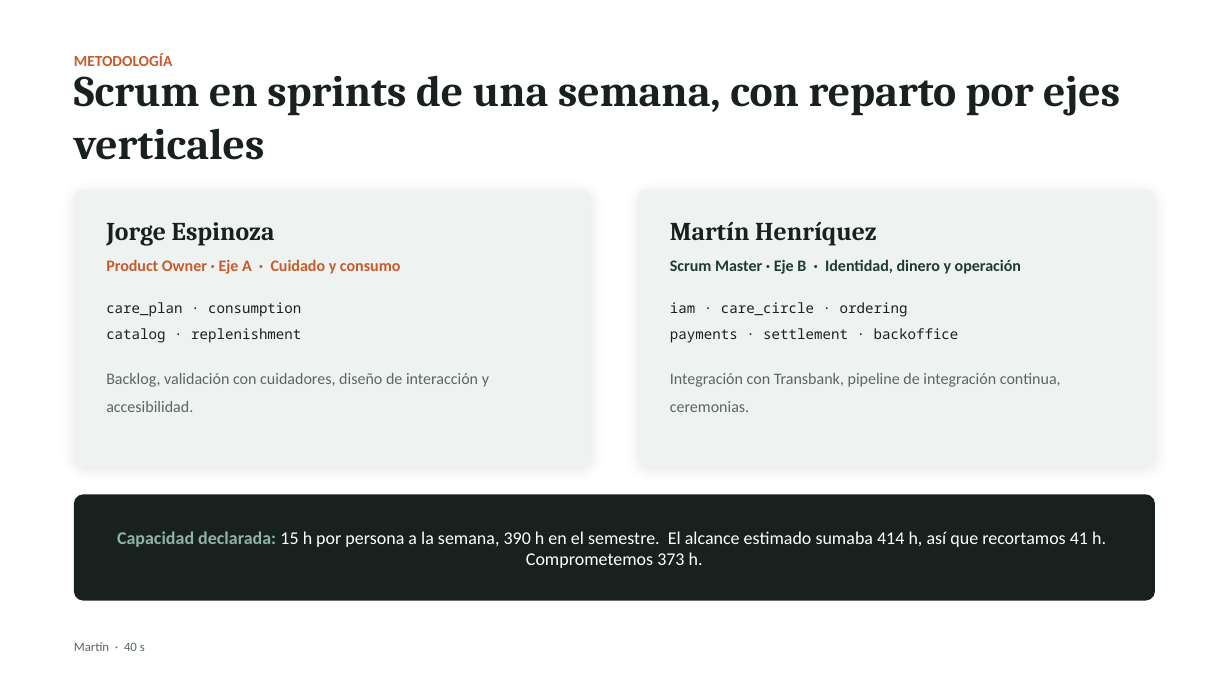
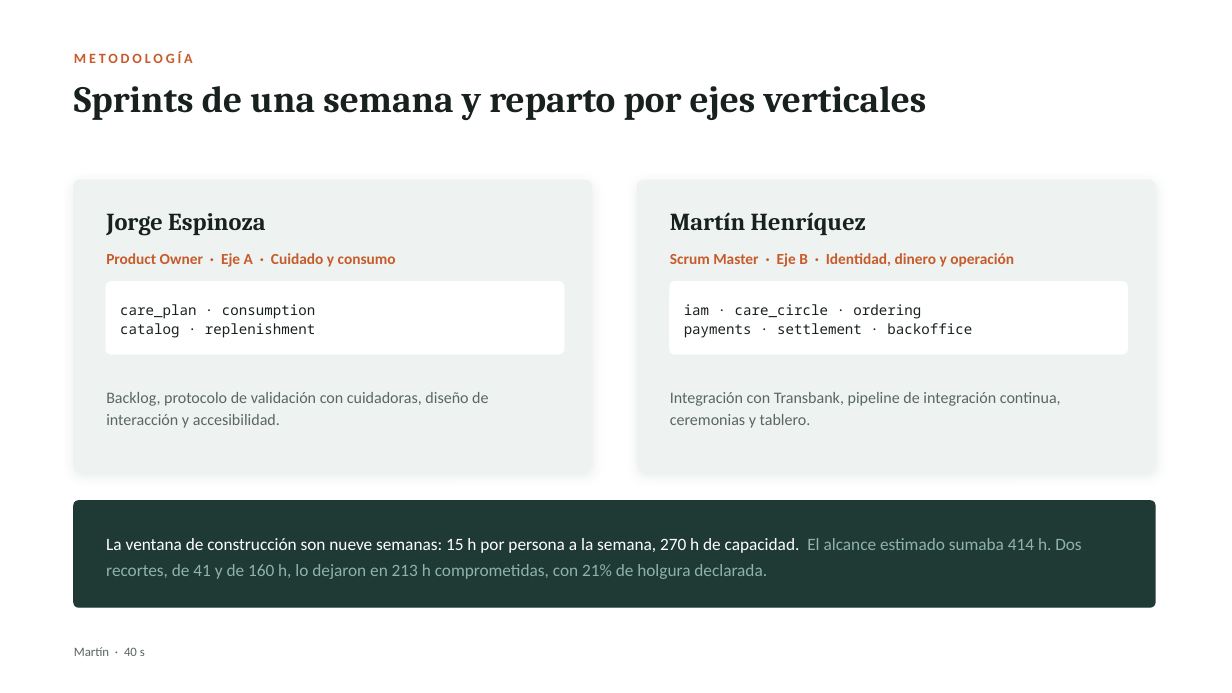
Before and after one commit to MartinHenriquez131/MATU, a slide deck: slide 8 of Fase 1/Evidencias Grupales/MATU_Presentacion_Fase1.pptx (slide 6 before the commit). Drawn at 1232x693 pixels with LibreOffice and Linux fonts; fonts in the diff are those of the drawing. Boxes give left, top, right and bottom in pixels: in the first picture for what was removed or moved away, otherwise in the second. Text is boxed around its words. In the diff, an @@ line names an element or a change of style, - is before the commit and + after.

```diff
--- a/Fase 1/Evidencias Grupales/MATU_Presentacion_Fase1.pptx
+++ b/Fase 1/Evidencias Grupales/MATU_Presentacion_Fase1.pptx
@@ text "METODOLOGÍA" at [74, 51, 193, 63]: size 12 to 11 pt, letter spacing 0 to 2.2 pt @@
@@ text at [74, 86, 927, 120]: text changed; size 34 to 29 pt @@
-Scrum en sprints de una semana, con reparto por ejes verticales
+Sprints de una semana y reparto por ejes verticales
@@ text "Sprints de una semana y ..." at [74, 86, 927, 120]: vertical alignment middle to top @@
@@ rounded rectangle: place and size @@
-rounded rectangle at [74, 189, 592, 467]
+rounded rectangle at [74, 180, 592, 471]
@@ rounded rectangle at [74, 180, 592, 471]: outline none to #EEF3F1 1 pt; shadow changed; proportions changed @@
@@ text "Jorge Espinoza": place and size @@
-text "Jorge Espinoza" at [106, 222, 275, 245]
+text "Jorge Espinoza" at [106, 213, 265, 236]
@@ text "Jorge Espinoza" at [106, 213, 265, 236]: size 20 to 19 pt @@
@@ rounded rectangle at [638, 180, 1155, 471]: outline none to #EEF3F1 1 pt; shadow changed; proportions changed @@
@@ rounded rectangle: place and size @@
-rounded rectangle at [638, 189, 1155, 467]
+rounded rectangle at [638, 180, 1155, 471]
@@ text "Martín Henríquez": place and size @@
-text "Martín Henríquez" at [670, 221, 877, 245]
+text "Martín Henríquez" at [670, 212, 866, 235]
@@ text "Martín Henríquez" at [670, 212, 866, 235]: size 20 to 19 pt @@
@@ text "Product Owner · Eje A ..." at [106, 253, 396, 267]: size 12.5 to 12 pt @@
@@ text "Scrum Master · Eje B ..." at [670, 253, 1014, 267]: size 12.5 to 12 pt, text colour #1F3A34 to #C75B2B @@
@@ rounded rectangle added at [106, 282, 564, 354], fill #FFFFFF, outline #FFFFFF 1 pt @@
@@ text "care_plan · consumption": place and size @@
-text "care_plan · consumption" at [106, 302, 301, 343]
+text "care_plan · consumption" at [120, 304, 315, 338]
@@ text "care_plan · consumption" at [120, 304, 315, 338]: line spacing 1.55 to 15pt; vertical alignment top to middle @@
@@ rounded rectangle added at [670, 282, 1128, 354], fill #FFFFFF, outline #FFFFFF 1 pt @@
@@ text "iam · care_circle · ordering" at [684, 304, 972, 338]: line spacing 1.55 to 15pt; vertical alignment top to middle @@
@@ text "iam · care_circle · ordering": place and size @@
-text "iam · care_circle · ordering" at [670, 302, 959, 343]
+text "iam · care_circle · ordering" at [684, 304, 972, 338]
@@ text "Backlog, protocolo de validación con ..." at [106, 392, 488, 428]: vertical alignment top to middle @@
@@ text "Integración con Transbank, pipeline de ..." at [670, 392, 1061, 428]: vertical alignment top to middle @@
@@ text at [106, 392, 488, 428]: text changed @@
-Backlog, validación con cuidadores, diseño de interacción y accesibilidad.
+Backlog, protocolo de validación con cuidadoras, diseño de interacción y accesibilidad.
@@ text at [670, 392, 1061, 428]: text changed @@
-Integración con Transbank, pipeline de integración continua, ceremonias.
+Integración con Transbank, pipeline de integración continua, ceremonias y tablero.
@@ rounded rectangle: place and size @@
-rounded rectangle at [74, 494, 1155, 601]
+rounded rectangle at [74, 501, 1155, 607]
@@ rounded rectangle at [74, 501, 1155, 607]: fill #18211E to #1F3A34; outline none to #1F3A34 1 pt; proportions changed @@
@@ text at [106, 538, 1081, 579]: text changed; size 14 to 13.5 pt; text colour #FFFFFF to #8FB3A6 @@
-Capacidad declarada: 15 h por persona a la semana, 390 h en el semestre. El alcance estimado sumaba 414 h, así que recortamos 41 h. Comprometemos 373 h.
+La ventana de construcción son nueve semanas: 15 h por persona a la semana, 270 h de capacidad. El alcance estimado sumaba 414 h. Dos recortes, de 41 y de 160 h, lo dejaron en 213 h comprometidas, con 21% de holgura declarada.
@@ text "Martín · 40 s": place and size @@
-text "Martín · 40 s" at [74, 642, 145, 651]
+text "Martín · 40 s" at [74, 647, 145, 656]
```
Also in this commit, not shown: 7 other slides changed, 3 slides added.
